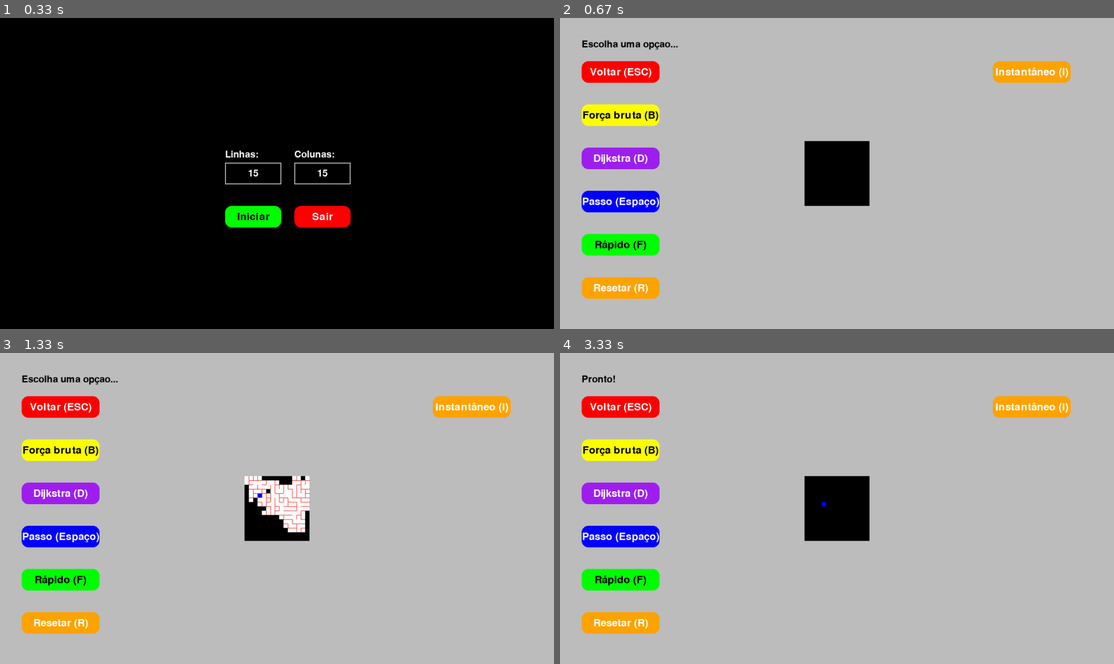
Above: before the commit, frames 1-4 (two rows, left to right).
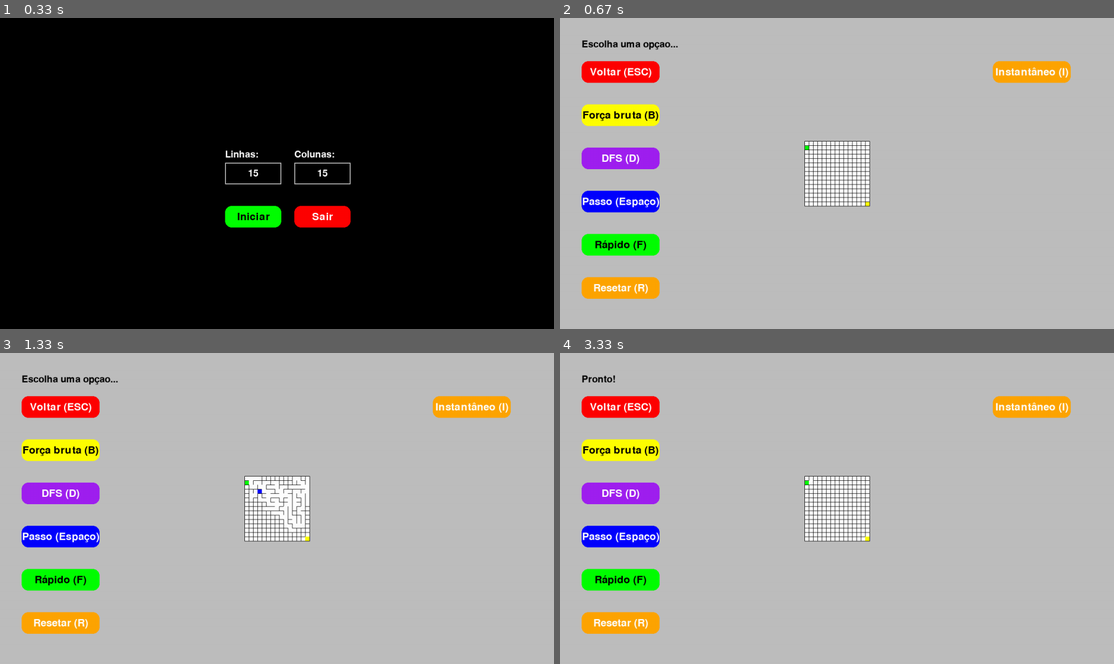
Above: after the commit, the same moments.

Repository: Mazzotti1/simple-pygame
Game: pygame game, started from pygame-maze/main.py
Same seed, same stepped clock (60 frames per second), same inputs: the game is played once before the commit and once after it.
Inputs:
- Up to frame 1 (0.33 s): no input
- Up to frame 2 (0.67 s): click "Iniciar" at 0.38 s
- Up to frame 3 (1.33 s): tap F at 0.67 s; tap D at 1 s
- Up to frame 4 (3.33 s): click "Resetar (R)" at 1.38 s; tap I at 1.67 s; hold D 2-2.47 s; tap F at 2.07, 2.37, 2.62, 2.92, 3.17 s; hold I 2.55-3.02 s; tap Space at 3.25 s

Frame 1 is identical in both runs. In frame 2, 2.6% of the frame differs, in the area x 6-56%, y 39-61%; in frame 3, 1.8%; in frame 4, 2.6%.

Commit message:
FIX: fixing the walls opening in aldous broder

Diff:
--- a/pygame-maze/aldousBroder.py
+++ b/pygame-maze/aldousBroder.py
@@ -14,11 +14,15 @@
         self.current_cell = None
         self.neighbor_cell = None
         self.unvisited_cells = 0
+        self.entrance = (1, 0)
+        self.exit = (row_size-1, col_size-1)
 
     def reset_maze(self):
         for row in range(self.row_size):
             for col in range(self.col_size):
                 self.grid[row][col] = copy.deepcopy(self.default_cell)
+
+        self._create_entrance_exit()
 
     def randomize_cell(self, current_cell_row, current_cell_col):
         directions = [(0, 1), (1, 0), (0, -1), (-1, 0)]
@@ -34,49 +38,72 @@
     def start_generation(self):
         self.reset_maze()
         self.unvisited_cells = self.row_size * self.col_size - 1
-        self.current_cell = randint(0, self.row_size - 1), (randint(0, self.col_size - 1))
+
+        self.entrance = (1, 0)
+        self.exit = (self.row_size-1, self.col_size-1)
+
+        self._create_entrance_exit()
+
+        self.current_cell = (1, 1)
         self.grid[self.current_cell[0]][self.current_cell[1]].visited = True
-        self.grid[self.current_cell[0]][self.current_cell[1]].current = True
-
         self.generating = True
         return self.current_cell
+
+    def _create_entrance_exit(self):
+        self.grid[1][1].edges.left = False
+        self.grid[1][1].edges.right = False
+        self.grid[1][1].edges.top = False
+        self.grid[1][1].edges.botoom = False
+
+        self.grid[1][0].is_entrance = True
+
+        self.grid[self.row_size-1][self.col_size-1].edges.left = False
+        self.grid[self.row_size-1][self.col_size-1].edges.top = False
+        self.grid[self.row_size-1][self.col_size-1].edges.botoom = False
+
+        self.grid[self.row_size-1][self.col_size-1].is_exit = True
 
     def step_generation(self):
         if not self.generating or self.unvisited_cells <= 0:
             self.finish_generation()
             return False
 
-        if self.current_cell:
-            prev_row, prev_col = self.current_cell
-            self.grid[prev_row][prev_col].current = False
+        current_row, current_col = self.current_cell
+        self.grid[current_row][current_col].current = False
 
-        currentCellLine, currentCellColumn = self.current_cell
-        neighCellRow, neighCellColumn = self.randomize_cell(currentCellLine, currentCellColumn)
+        new_row, new_col = self.randomize_cell(current_row, current_col)
+        self.current_cell = (new_row, new_col)
+        self.grid[new_row][new_col].current = True
 
-        self.grid[neighCellRow][neighCellColumn].current = True
-
-        if not self.grid[neighCellRow][neighCellColumn].visited:
-            self.grid[currentCellLine][currentCellColumn].open = True
-            self.grid[neighCellRow][neighCellColumn].open = True
-
-            if neighCellRow > currentCellLine:
-                self.grid[currentCellLine][currentCellColumn].edges.bottom = True
-                self.grid[neighCellRow][neighCellColumn].edges.top = True
-            elif neighCellRow < currentCellLine:
-                self.grid[currentCellLine][currentCellColumn].edges.top = True
-                self.grid[neighCellRow][neighCellColumn].edges.bottom = True
-            elif neighCellColumn > currentCellColumn:
-                self.grid[currentCellLine][currentCellColumn].edges.right = True
-                self.grid[neighCellRow][neighCellColumn].edges.left = True
-            else:
-                self.grid[currentCellLine][currentCellColumn].edges.left = True
-                self.grid[neighCellRow][neighCellColumn].edges.right = True
-
-            self.grid[neighCellRow][neighCellColumn].visited = True
+        if not self.grid[new_row][new_col].visited:
+            self._connect_cells(current_row, current_col, new_row, new_col)
+            self.grid[new_row][new_col].visited = True
             self.unvisited_cells -= 1
 
-        self.current_cell = (neighCellRow, neighCellColumn)
         return True
+
+    def _connect_cells(self, row1, col1, row2, col2):
+
+        if (row1, col1) == self.entrance or (row1, col1) == self.exit:
+            return
+        if (row2, col2) == self.entrance or (row2, col2) == self.exit:
+            return
+
+        if col2 > col1:
+            self.grid[row1][col1].edges.right = False
+            self.grid[row2][col2].edges.left = False
+
+        elif col2 < col1:
+            self.grid[row1][col1].edges.left = False
+            self.grid[row2][col2].edges.right = False
+
+        elif row2 < row1:
+            self.grid[row1][col1].edges.top = False
+            self.grid[row2][col2].edges.bottom = False
+
+        elif row2 > row1:
+            self.grid[row1][col1].edges.bottom = False
+            self.grid[row2][col2].edges.top = False
 
     def generate_maze(self):
         self.start_generation()
@@ -85,7 +112,7 @@
         self.finish_generation()
 
     def finish_generation(self):
-        if hasattr(self, 'current_cell') and self.current_cell:
-            row, col = self.current_cell
-            self.grid[row][col].current = False
-        self.generating = False
+        self._create_entrance_exit()
+
+        self.grid[self.entrance[0]][self.entrance[1]].is_entrance = True
+        self.grid[self.exit[0]][self.exit[1]].is_exit = True
--- /dev/null
+++ b/pygame-maze/bruteForceSolver.py
@@ -0,0 +1,70 @@
+
+class BruteForceSolver:
+    def __init__(self, grid, start, end):
+        self.grid = grid
+        self.start = start
+        self.end = end
+        self.rows = len(grid)
+        self.cols = len(grid[0]) if self.rows > 0 else 0
+        self.all_paths = []
+
+    def solve(self):
+        self._generate_all_possible_paths()
+
+        valid_paths = []
+        for path in self.all_paths:
+            if self._is_valid_path(path):
+                valid_paths.append(path)
+
+        return valid_paths
+
+    def _generate_all_possible_paths(self):
+        from itertools import product
+
+        max_length = self.rows * self.cols
+
+        directions = [(0,1), (1,0), (0,-1), (-1,0)]
+
+        for length in range(1, max_length + 1):
+            for path in product(directions, repeat=length):
+                full_path = [self.start]
+                current = self.start
+                valid = True
+
+                for step in path:
+                    new_row = current[0] + step[0]
+                    new_col = current[1] + step[1]
+
+                    if not (0 <= new_row < self.rows and 0 <= new_col < self.cols):
+                        valid = False
+                        break
+
+                    full_path.append((new_row, new_col))
+                    current = (new_row, new_col)
+
+                if valid:
+                    self.all_paths.append(full_path)
+
+    def _is_valid_path(self, path):
+        if path[-1] != self.end:
+            return False
+
+        for i in range(len(path)-1):
+            row, col = path[i]
+            next_row, next_col = path[i+1]
+
+            dr = next_row - row
+            dc = next_col - col
+
+            cell = self.grid[row][col]
+
+            if dr == 1 and cell.edges.bottom:
+                return False
+            elif dr == -1 and cell.edges.top:
+                return False
+            elif dc == 1 and cell.edges.right:
+                return False
+            elif dc == -1 and cell.edges.left:
+                return False
+
+        return True
--- a/pygame-maze/button.py
+++ b/pygame-maze/button.py
@@ -22,6 +22,6 @@
     def handle_event(self, event):
         if event.type == pygame.MOUSEBUTTONDOWN:
             if self.rect.collidepoint(event.pos):
-                print("Button clicked!")
+                print("clicou")
                 if self.on_click:
                     return self.on_click()
--- a/pygame-maze/cell.py
+++ b/pygame-maze/cell.py
@@ -1,7 +1,9 @@
 import pygame
 
 class Cell:
-    def __init__(self, edges, backgroundColor, visitedColor, currentColor, edgeColor, openColor, visited, open, current):
+    def __init__(self, edges, backgroundColor, visitedColor, currentColor,
+                 edgeColor, openColor, entranceColor, exitColor,
+                 visited, open, current, is_entrance=False, is_exit=False):
         self.edges = edges
         self.backgroundColor = backgroundColor
         self.visitedColor = visitedColor
@@ -12,6 +14,10 @@
         self.open = open
         self.current = current
 
+        self.entranceColor = entranceColor
+        self.exitColor = exitColor
+        self.is_entrance = is_entrance
+        self.is_exit = is_exit
 
     def draw(self, screen, col, row, edge):
         start_upper_area = (col, row)
@@ -26,15 +32,18 @@
         start_right_area = (col + edge, row)
         end_right_area = (col + edge, row + edge)
 
-        if self.visited:
-            pygame.draw.rect(screen, self.visitedColor, (col, row, edge, edge))
+        if self.is_entrance:
+            pygame.draw.rect(screen, self.entranceColor, (col, row, edge, edge))
+        elif self.is_exit:
+            pygame.draw.rect(screen, self.exitColor, (col, row, edge, edge))
+        elif self.current:
+            pygame.draw.rect(screen, self.currentColor, (col, row, edge, edge))
         elif self.open:
             pygame.draw.rect(screen, self.openColor, (col, row, edge, edge))
+        elif self.visited:
+            pygame.draw.rect(screen, self.visitedColor, (col, row, edge, edge))
         else:
             pygame.draw.rect(screen, self.backgroundColor, (col, row, edge, edge))
-
-        if self.current:
-            pygame.draw.rect(screen, self.currentColor, (col, row, edge, edge))
 
         # pygame.draw.line(screen, self.edgeColor, start_upper_area, end_upper_area)
         # pygame.draw.line(screen, self.edgeColor, start_lower_area, end_lower_area)
--- /dev/null
+++ b/pygame-maze/dfsSolver.py
@@ -0,0 +1,74 @@
+class DfsSolver:
+    def __init__(self, grid, start, end):
+        self.grid = grid
+        self.start = start
+        self.end = end
+        self.rows = len(grid)
+        self.cols = len(grid[0]) if self.rows > 0 else 0
+        self.visited = [[False for _ in range(self.cols)] for _ in range(self.rows)]
+        self.path = []
+        self.solutions = []
+
+    def solve(self):
+        if not (0 <= self.start[0] < self.rows and 0 <= self.start[1] < self.cols):
+            print("posição inicial invalida")
+            return []
+        if not (0 <= self.end[0] < self.rows and 0 <= self.end[1] < self.cols):
+            print("posição final inválida")
+            return []
+
+        self._dfs(self.start[0], self.start[1])
+        return self.solutions
+
+    def _dfs(self, row, col):
+        self.visited[row][col] = True
+        self.path.append((row, col))
+
+        if (row, col) == self.end:
+            self.solutions.append(list(self.path))
+            self.visited[row][col] = False
+            self.path.pop()
+            return
+
+        right = (0, 1)
+        down = (1, 0)
+        left = (0, -1)
+        up = (-1, 0)
+
+        directions = [
+            right,
+            down,
+            left,
+            up
+        ]
+
+        for dr, dc in directions:
+            new_row, new_col = row + dr, col + dc
+            if self._is_valid_move(row, col, new_row, new_col):
+                self._dfs(new_row, new_col)
+
+        self.visited[row][col] = False
+        self.path.pop()
+
+    def _is_valid_move(self, row, col, new_row, new_col):
+        if not (0 <= new_row < self.rows and 0 <= new_col < self.cols):
+            return False
+
+        if self.visited[new_row][new_col]:
+            return False
+
+        dr = new_row - row
+        dc = new_col - col
+
+        cell = self.grid[row][col]
+
+        if dr == 0 and dc == 1:
+            return not cell.edges.right
+        elif dr == 1 and dc == 0:
+            return not cell.edges.bottom
+        elif dr == 0 and dc == -1:
+            return not cell.edges.left
+        elif dr == -1 and dc == 0:
+            return not cell.edges.top
+
+        return False
--- a/pygame-maze/edges.py
+++ b/pygame-maze/edges.py
@@ -1,6 +1,6 @@
 class Edges:
     def __init__(self, top, bottom, left, right):
-        self.top = top
-        self.bottom = bottom
-        self.left = left
-        self.right = right
+        self.top = top = True
+        self.bottom = bottom = True
+        self.left = left = True
+        self.right = right = True
--- a/pygame-maze/main.py
+++ b/pygame-maze/main.py
@@ -5,6 +5,8 @@
 from edges import Edges
 from cell import Cell
 from aldousBroder import AldousBroder
+from bruteForceSolver import BruteForceSolver
+from dfsSolver import DfsSolver
 
 class App:
     def __init__(self):
@@ -24,6 +26,13 @@
         self.generating_maze = False
         self.visualization_speed = 0
         self.generation_complete = False
+
+        self.solving = False
+        self.solution_path = None
+        self.current_solution_step = 0
+        self.solution_speed = 5
+        self.solution_complete = False
+        self.show_full_path = False
 
         self.create_ui_elements()
         self.create_ui_maze()
@@ -78,16 +87,16 @@
             position=(50, 200),
             size=(180, 50),
             text="Força bruta (B)",
-            on_click=self.back_to_menu,
+            on_click=self.solve_maze("brute_force"),
             text_color="black"
         )
 
-        self.dijkstra = Button(
+        self.dfs = Button(
             color="purple",
             position=(50, 300),
             size=(180, 50),
-            text="Dijkstra (D)",
-            on_click=self.back_to_menu,
+            text="DFS (D)",
+            on_click=self.solve_maze("dfs"),
             text_color="white"
         )
 
@@ -126,11 +135,30 @@
             on_click=self.generate_instant,
             text_color="white"
         )
-        self.ui_elements_game = [self.back_btn, self.brute_force, self.dijkstra, self.step_btn, self.fast_btn, self.reset_btn, self.instant_btn]
+        self.ui_elements_game = [self.back_btn, self.brute_force, self.dfs, self.step_btn, self.fast_btn, self.reset_btn, self.instant_btn]
 
     def create_maze(self):
-        default_cell = Cell(Edges(False, False, False, False), 'black', 'white','blue', 'red', 'white', False, False, False)
+
+        default_cell = Cell(
+                edges=Edges(False, False, False, False),
+                backgroundColor='white',
+                visitedColor='white',
+                currentColor='blue',
+                edgeColor='black',
+                openColor='white',
+                entranceColor='green',
+                exitColor='yellow',
+                visited=False,
+                open=False,
+                current=False,
+                is_entrance=False,
+                is_exit=False
+        )
+
         self.maze = AldousBroder(self.row_size, self.col_size, self.edge_size, default_cell)
+        self.maze.grid[1][0].is_entrance = True
+        self.maze.grid[self.row_size-1][self.col_size-1].is_exit = True
+
         self.generating_maze = False
 
     def start_visualization(self):
@@ -178,13 +206,19 @@
         self.generating_maze = False
         self.generation_complete = False
         self.visualization_speed = 0
+        self.solution_path = None
+        self.solving = False
+        self.show_full_path = False
+        self.current_solution_step = 0
 
     def generate_instant(self):
 
         if self.generating_maze:
             return
 
-        for btn in [self.back_btn, self.brute_force, self.dijkstra]:
+        self.reset_generation()
+
+        for btn in [self.back_btn, self.brute_force, self.dfs]:
             btn.disabled = True
 
         self.generating_maze = True
@@ -192,7 +226,10 @@
 
         self.maze.generate_maze()
 
-        for btn in [self.back_btn, self.brute_force, self.dijkstra]:
+        self.maze.grid[self.maze.entrance[0]][self.maze.entrance[1]].is_entrance = True
+        self.maze.grid[self.maze.exit[0]][self.maze.exit[1]].is_exit = True
+
+        for btn in [self.back_btn, self.brute_force, self.dfs]:
             btn.disabled = False
 
         self.generation_complete = True
@@ -201,6 +238,79 @@
         for row in range(self.maze.row_size):
             for col in range(self.maze.col_size):
                 self.maze.grid[row][col].current = False
+
+    def solve_maze(self, type):
+        if not self.generation_complete:
+            return
+
+        self.solving = True
+        self.show_full_path = False
+        self.solution_path = None
+        self.current_solution_step = 0
+
+        self.maze.grid[1][0].edges.right = False
+        self.maze.grid[1][1].edges.left = False
+
+        self.maze.grid[self.row_size-1][self.col_size-2].edges.right = False
+        self.maze.grid[self.row_size-1][self.col_size-1].edges.left = False
+
+        if type == "brute_force":
+            solver = BruteForceSolver(
+                grid=self.maze.grid.grid,
+                start=(1, 0),
+                end=(self.row_size-1, self.col_size-1)
+            )
+        else:
+            solver = DfsSolver(
+                grid=self.maze.grid.grid,
+                start=(1, 0),
+                end=(self.row_size-1, self.col_size-1)
+            )
+
+        solutions = solver.solve()
+
+        if solutions:
+            self.solution_path = solutions[0]
+            print(f"solucao , distancia: {len(self.solution_path)}")
+        else:
+            print("n achou solucao")
+            self.solving = False
+
+    def draw_solution(self):
+        if not self.solution_path:
+            return
+
+        col_offset = (self.screen.get_width() - (self.col_size * self.edge_size)) // 2
+        row_offset = (self.screen.get_height() - (self.row_size * self.edge_size)) // 2
+
+        if self.show_full_path:
+            for i in range(len(self.solution_path)-1):
+                row1, col1 = self.solution_path[i]
+                row2, col2 = self.solution_path[i+1]
+
+                x1 = col_offset + col1 * self.edge_size + self.edge_size // 2
+                y1 = row_offset + row1 * self.edge_size + self.edge_size // 2
+                x2 = col_offset + col2 * self.edge_size + self.edge_size // 2
+                y2 = row_offset + row2 * self.edge_size + self.edge_size // 2
+
+                pygame.draw.line(self.screen, (0, 255, 0), (x1, y1), (x2, y2), 3)
+        else:
+            for i in range(self.current_solution_step):
+                row1, col1 = self.solution_path[i]
+                row2, col2 = self.solution_path[i+1]
+
+                x1 = col_offset + col1 * self.edge_size + self.edge_size // 2
+                y1 = row_offset + row1 * self.edge_size + self.edge_size // 2
+                x2 = col_offset + col2 * self.edge_size + self.edge_size // 2
+                y2 = row_offset + row2 * self.edge_size + self.edge_size // 2
+
+                pygame.draw.line(self.screen, (0, 255, 0), (x1, y1), (x2, y2), 3)
+
+            if self.solving and self.current_solution_step < len(self.solution_path)-1:
+                self.current_solution_step += 1
+            elif self.current_solution_step >= len(self.solution_path)-1:
+                self.show_full_path = True
+                self.solving = False
 
     def run(self):
         while self.running:
@@ -235,6 +345,10 @@
                             self.generate_instant()
                         elif event.key == pygame.K_ESCAPE:
                             self.back_to_menu()
+                        elif event.key == pygame.K_b:
+                            self.solve_maze("brute_force")
+                        elif event.key == pygame.K_d:
+                            self.solve_maze("dfs")
 
             self.screen.fill((0, 0, 0))
 
@@ -268,6 +382,16 @@
                 for element in self.ui_elements_game:
                     element.draw(self.screen)
 
+                if self.solving and not self.show_full_path:
+                                if pygame.time.get_ticks() % 100 == 0:
+                                    self.current_solution_step = min(self.current_solution_step + 1, len(self.solution_path)-1)
+                                    if self.current_solution_step >= len(self.solution_path)-1:
+                                        self.show_full_path = True
+                                        self.solving = False
+
+                if self.solution_path:
+                    self.draw_solution()
+
             pygame.display.flip()
             self.clock.tick(60)
 
@@ -284,3 +408,5 @@
 # https://www.pygame.org/docs/
 # https://weblog.jamisbuck.org/2011/1/17/maze-generation-aldous-broder-algorithm
 # https://github.com/takos22/Maze-generator
+# https://www.ic.unicamp.br/~zanoni/teaching/mc102/2013-2s/aulas/aula21.pdf
+# https://algorithm-visualizer.org/brute-force/depth-first-search
